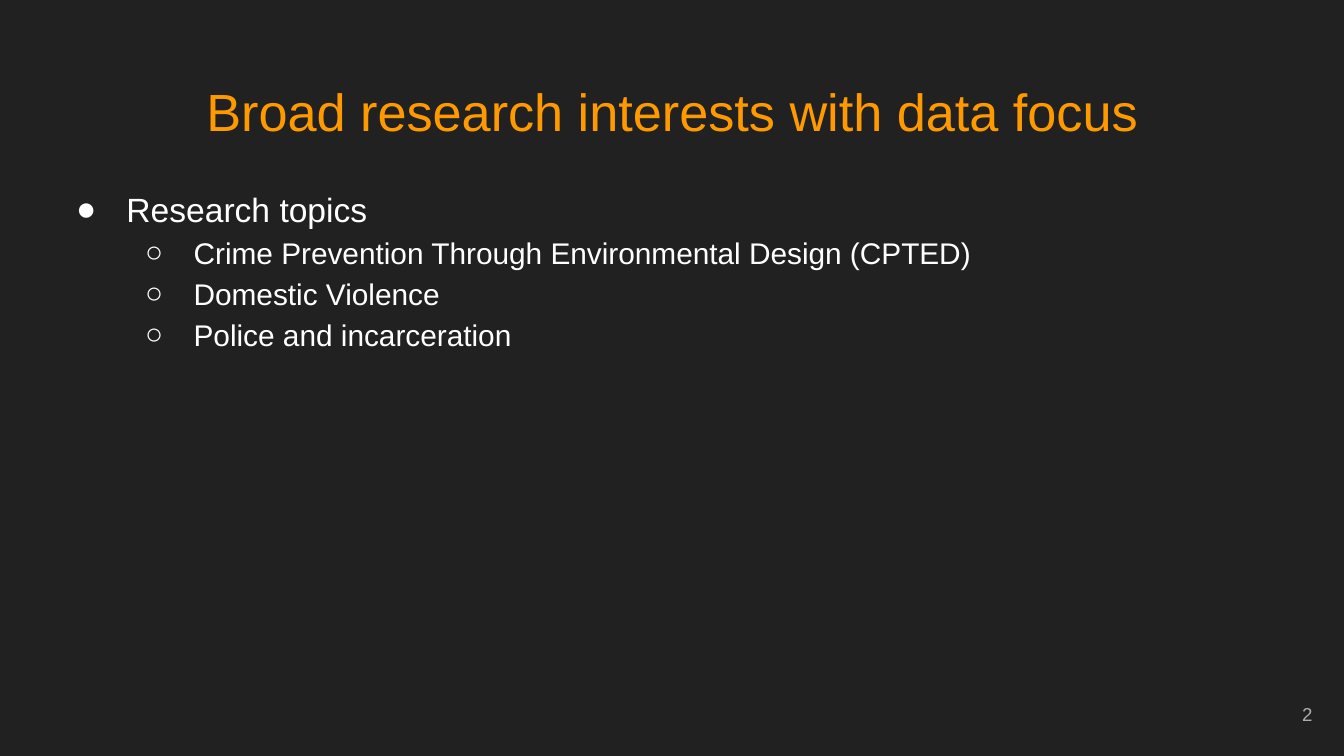
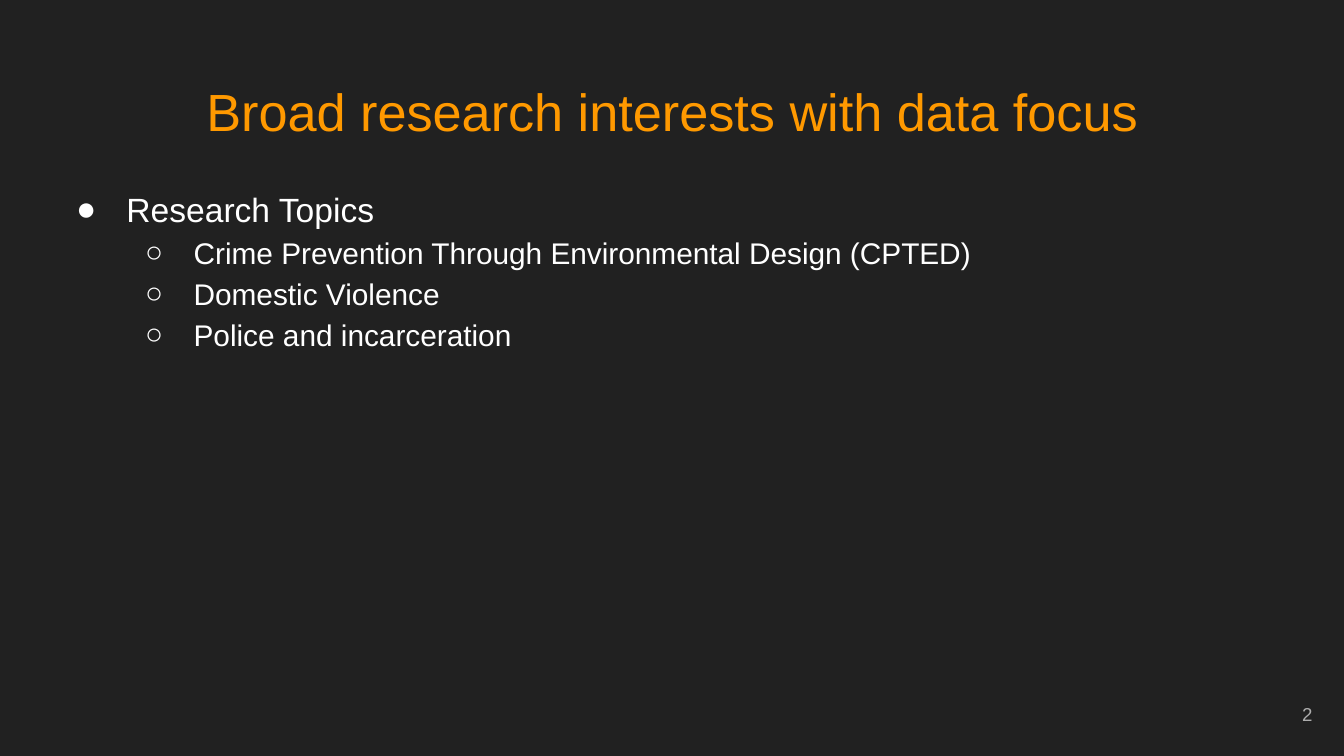
Before and after one commit to jacobkap/crimedatatool, a slide deck: slide 2 of kaplan_job_talk.pptx. Drawn at 1344x756 pixels with LibreOffice and Linux fonts; fonts in the diff are those of the drawing. Boxes give left, top, right and bottom in pixels: in the first picture for what was removed or moved away, otherwise in the second. Text is boxed around its words. In the diff, an @@ line names an element or a change of style, - is before the commit and + after.

```diff
--- a/kaplan_job_talk.pptx
+++ b/kaplan_job_talk.pptx
@@ text at (126,197,374,228): text changed @@
-● Research topics
+● Research Topics
```
Also in this commit, not shown: 4 other slides changed.
